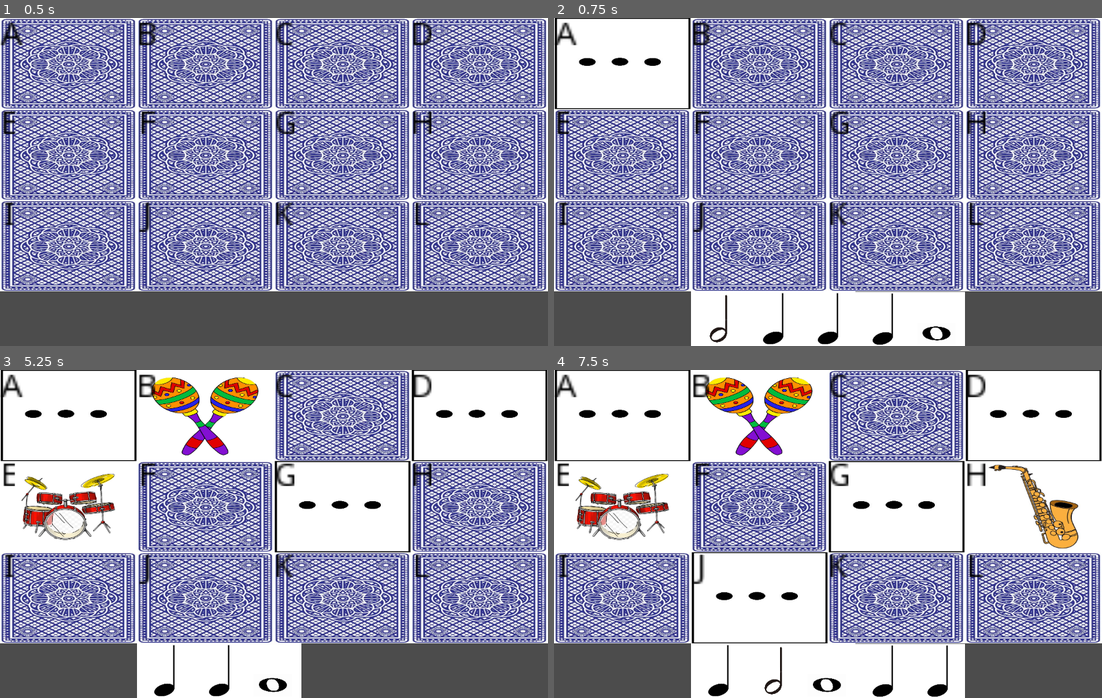
Above: before the commit, frames 1-4 (two rows, left to right).
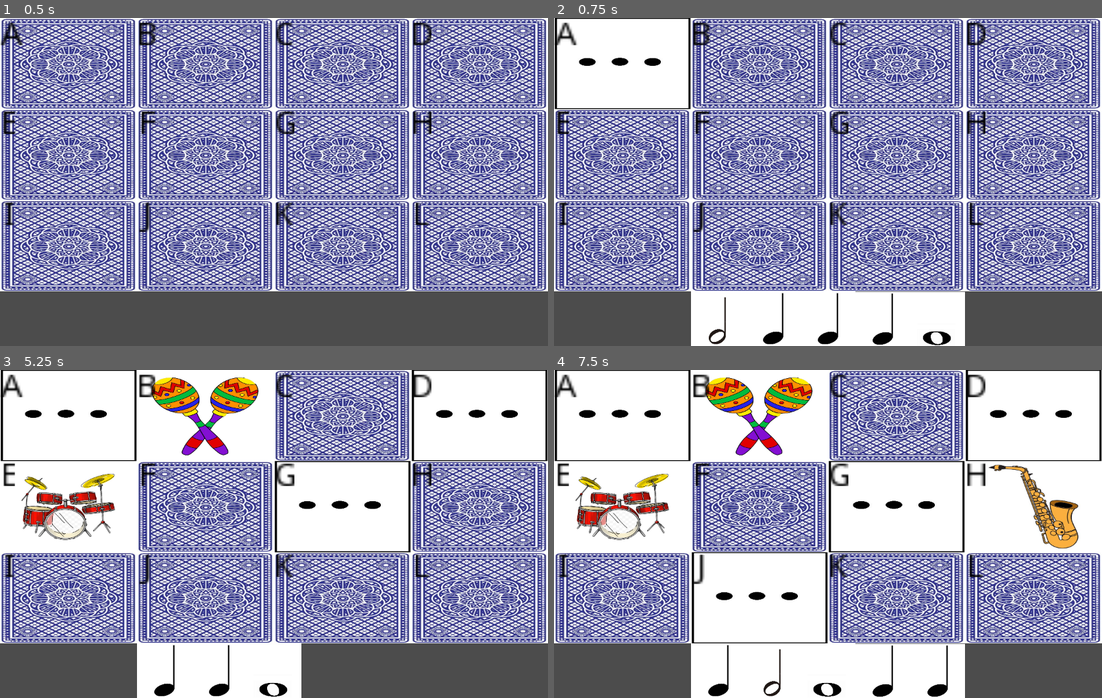
Above: after the commit, the same moments.

Repository: Eric-pixel-0/memoriaMusical
Game: Godot game, scene res://Node2D.tscn
Same seed, same stepped clock (60 frames per second), same inputs: the game is played once before the commit and once after it.
Inputs (mouse positions are in pixels of both pictures, inside the frame that each line leads up to):
- Up to frame 1 (0.5 s): no input
- Up to frame 2 (0.75 s): click (619, 63) at 0.5 s
- Up to frame 3 (5.25 s): click (208, 415) at 1.25 s; click (339, 415) at 2 s; click (482, 415) at 2.75 s; click (65, 507) at 3.5 s; click (208, 507) at 4.25 s; click (339, 507) at 5 s
- Up to frame 4 (7.5 s): click (1036, 507) at 5.75 s; click (619, 596) at 6.5 s; click (762, 596) at 7.25 s

Frame 1 is identical in both runs. In frame 2, 0.3% of the frame differs, in the area x 28-73%, y 84-100%; in frame 3, 0.2%; in frame 4, 0.3%, in the area x 38-53%, y 84-100%.

Commit message:
interface renomeada

Diff:
--- a/Node2D.tscn
+++ b/Node2D.tscn
@@ -1,12 +1,13 @@
 [gd_scene load_steps=5 format=2]
 
 [ext_resource path="res://Node2D.gd" type="Script" id=1]
-[ext_resource path="res://teste.tres" type="Material" id=2]
 [ext_resource path="res://texturas/costas baralho.jpg" type="Texture" id=3]
+
+[sub_resource type="SpatialMaterial" id=2]
 
 [sub_resource type="CanvasItemMaterial" id=1]
 render_priority = 1
-next_pass = ExtResource( 2 )
+next_pass = SubResource( 2 )
 
 [node name="Node2D" type="Node2D"]
 script = ExtResource( 1 )
--- a/project.godot
+++ b/project.godot
@@ -10,7 +10,7 @@
 
 [application]
 
-config/name="memoriaMusical"
+config/name="Jogo"
 run/main_scene="res://Node2D.tscn"
 config/icon="res://icon.png"
 
--- a/teste.tres
+++ /dev/null
@@ -1,3 +0,0 @@
-[gd_resource type="SpatialMaterial" format=2]
-
-[resource]
Not shown, changed: export_presets.cfg
Binary file changed: icon.png
Binary file changed: texturas/nota1.jpg
Binary file changed: texturas/nota2.jpg
Binary file changed: texturas/nota3.jpg
